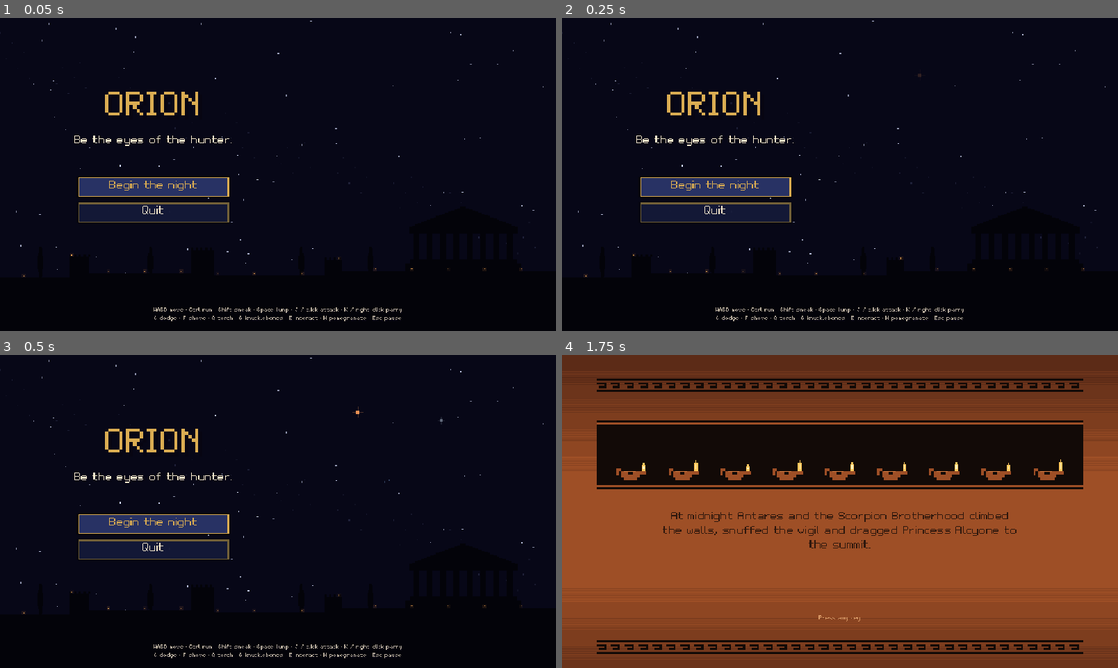
Above: before the commit, frames 1-4 (two rows, left to right).
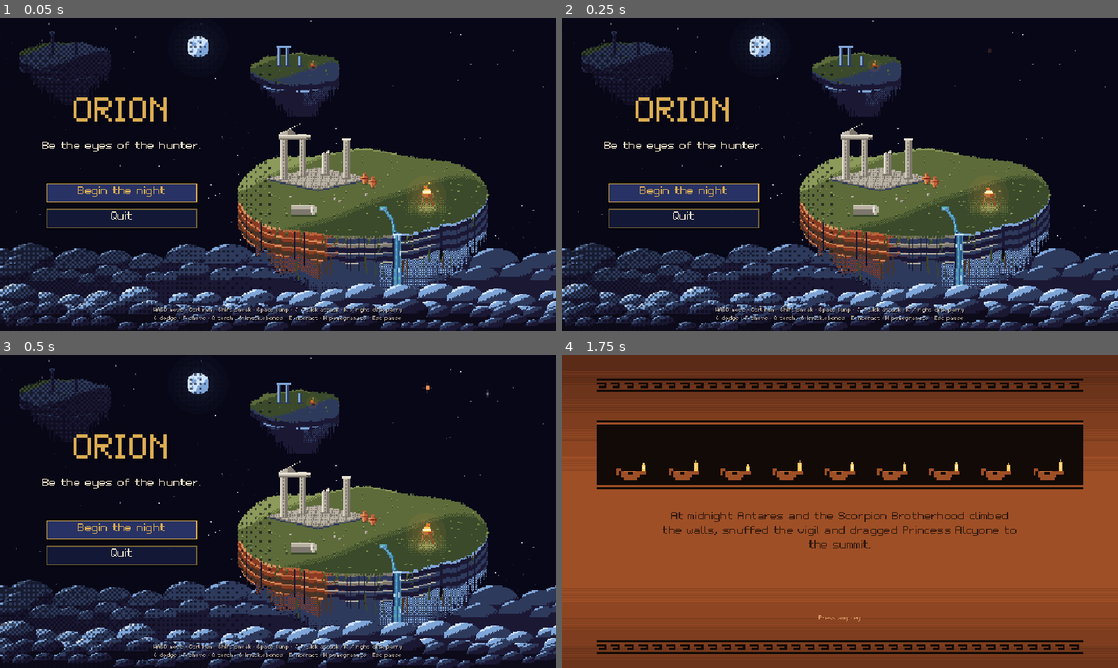
Above: after the commit, the same moments.

Repository: Adichapati/Orion
Game: Godot game, scene res://scenes/main.tscn
The game is run twice, just before and just after one commit, with the same random seed, the same clock (stepped at 60 frames per second) and the same inputs.
Inputs (mouse positions are in pixels of both pictures, inside the frame that each line leads up to):
- Up to frame 1 (0.05 s): no input
- Up to frame 2 (0.25 s): no input
- Up to frame 3 (0.5 s): no input
- Up to frame 4 (1.75 s): click "Begin the night" at 0.5 s; tap Enter at 1.25 s; move the mouse to (962, 495) at 1.27 s; hold D (move_right) from 1.28 s (still down); tap J (attack) at 1.35 s; click (962, 495) at 1.42 s; tap Space (jump) at 1.52 s; tap C (dodge) at 1.55 s

The runs differ from the first frame. In frame 1, 43% of the frame differs, in the area x 0-100%, y 1-100%; in frame 2, 43%; in frame 3, 43%; in frame 4, nothing differs.

Commit message:
Make the title a night of floating islands over the clouds
A near island with a ruined temple, a lit brazier and a waterfall, two
hazy far islands, the moon and three drifting cloud bands, all drawn at
the game's pixel size by tools/gen_title.py and shown at 2x. Orion moves
up and right to stay clear; the menu keeps working.

Co-Authored-By: Claude Opus 5.5 <noreply@anthropic.com>

Diff:
--- a/scripts/ui/title_screen.gd
+++ b/scripts/ui/title_screen.gd
@@ -1,12 +1,33 @@
 class_name TitleScreen
 extends Control
-## The title: ORION and Begin / Quit on the left, the hunter drawing himself on the right, and the
-## Star Citadel black against the sky with its vigil lamps along the walls.
+## The title: ORION and Begin / Quit on the left, the hunter drawing himself in the upper right,
+## and floating islands over a moonlit sea of clouds: one near island with a ruined temple, a lit
+## brazier and a waterfall, and two far ones in the haze. The art (tools/gen_title.py) is drawn at
+## the game's 480x270 pixel size and shown at 2x, so its pixels match the game's.
 
 signal begin
 
 var _t := 0.0
 var _stars: Array = []
+## Islands that bob: [node, rest position, amplitude in game pixels, phase, speed].
+var _bobbers: Array = []
+## Cloud bands that drift: [node, speed in game pixels a second].
+var _clouds: Array = []
+var _fx: Control
+var _fx_back: Control
+
+## Where each piece sits, in game pixels (480x270).
+const MAIN_AT := Vector2(190, 85)
+const BACK_AT := [Vector2(14, 10), Vector2(214, 22)]
+const MOON_AT := Vector2(160, 14)
+## Spots on the island art, matching tools/gen_title.py.
+const BRAZIER := Vector2(178, 74)
+const FALLS_X := 150
+const FALLS_W := 6
+const FALLS_TOP := 101
+const BACK_BRAZIER := Vector2(56, 23)
+## Cloud bands: texture, top y, drift speed. The first sits behind the near island.
+const CLOUDS := [["title_cloud_0", 188, 2.0], ["title_cloud_1", 226, 4.0], ["title_cloud_2", 242, 7.0]]
 
 
 func _ready() -> void:
@@ -21,10 +42,18 @@
 	rng.seed = 7
 	for i in 90:
 		_stars.append({"p": Vector2(rng.randf() * 960.0, rng.randf() * 540.0), "s": rng.randf_range(0.3, 1.0), "ph": rng.randf() * TAU})
-	# The menu sits in the left half; Orion stands in the right.
+	_build_islands()
+	# The menu sits in the left half, over a soft dark panel; Orion stands in the upper right.
+	var shade := Control.new()
+	shade.name = "MenuShade"
+	shade.set_anchors_and_offsets_preset(Control.PRESET_FULL_RECT)
+	shade.mouse_filter = Control.MOUSE_FILTER_IGNORE
+	shade.draw.connect(_draw_shade.bind(shade))
+	add_child(shade)
 	var c := CenterContainer.new()
-	c.position = Vector2(30, 40)
-	c.size = Vector2(470, 400)
+	c.name = "Menu"
+	c.position = Vector2(10, 50)
+	c.size = Vector2(400, 400)
 	add_child(c)
 	var v := UiKit.vbox(10)
 	v.alignment = BoxContainer.ALIGNMENT_CENTER
@@ -53,7 +82,105 @@
 
 func _process(delta: float) -> void:
 	_t += delta
+	for b in _bobbers:
+		var n: Control = b[0]
+		n.position = b[1] + Vector2(0, roundf(sin(_t * b[4] + b[3]) * b[2]) * 2.0)
+	for cl in _clouds:
+		var n: Control = cl[0]
+		n.position.x = -roundf(fmod(_t * cl[1], 480.0)) * 2.0
+	_fx.queue_redraw()
+	_fx_back.queue_redraw()
 	queue_redraw()
+
+
+## A 2x, nearest-filtered sprite of one of the title's textures, placed in game pixels.
+func _sprite(tex_name: String, at: Vector2) -> TextureRect:
+	var r := TextureRect.new()
+	r.texture = Art.tex(tex_name)
+	r.texture_filter = CanvasItem.TEXTURE_FILTER_NEAREST
+	r.mouse_filter = Control.MOUSE_FILTER_IGNORE
+	r.stretch_mode = TextureRect.STRETCH_KEEP
+	r.scale = Vector2(2, 2)
+	r.position = at * 2.0
+	if r.texture:
+		r.size = r.texture.get_size()
+	add_child(r)
+	return r
+
+
+func _build_islands() -> void:
+	for i in 2:
+		var b := _sprite("title_island_back_%d" % i, BACK_AT[i])
+		b.name = "IslandBack%d" % i
+		_bobbers.append([b, b.position, 1.0, 1.7 + i * 2.4, 0.55 + i * 0.12])
+		if i == 1:
+			_fx_back = Control.new()
+			_fx_back.mouse_filter = Control.MOUSE_FILTER_IGNORE
+			_fx_back.draw.connect(_draw_back_fx)
+			b.add_child(_fx_back)
+	for i in CLOUDS.size():
+		var cl := _sprite(CLOUDS[i][0], Vector2(0, CLOUDS[i][1]))
+		cl.name = "Cloud%d" % i
+		cl.stretch_mode = TextureRect.STRETCH_TILE
+		cl.size = Vector2(960, cl.size.y)
+		_clouds.append([cl, CLOUDS[i][2]])
+		if i == 0:
+			var m := _sprite("title_island_main", MAIN_AT)
+			m.name = "IslandMain"
+			_bobbers.append([m, m.position, 2.0, 0.0, 0.7])
+			_fx = Control.new()
+			_fx.mouse_filter = Control.MOUSE_FILTER_IGNORE
+			_fx.draw.connect(_draw_main_fx)
+			m.add_child(_fx)
+
+
+## The near island's brazier flame and glow, the waterfall's falling streaks and its mist, in
+## the island's own pixels.
+func _draw_main_fx() -> void:
+	var f := 0.75 + 0.25 * sin(_t * 9.0) * sin(_t * 5.3 + 1.0)
+	var b := BRAZIER
+	for k in 3:
+		_fx.draw_circle(b + Vector2(0, -6), (8.0 + k * 6.0) * f, Color(1.0, 0.6, 0.25, 0.07))
+	var flick := int(_t * 10.0)
+	var h: int = [6, 7, 5, 8, 6, 7][flick % 6]
+	for i in h:
+		var w := maxi(1, int((h - i) * 0.6))
+		var sway := int(round(sin(_t * 7.0 + i * 0.9) * (i * 0.25)))
+		var col := Color("ffc857") if i < h / 2 else Color("e0782c")
+		if i < 2:
+			col = Color("fff1c1")
+		_fx.draw_rect(Rect2(b.x - w + sway, b.y - 9 - i, w * 2 + 1, 1), col)
+	if flick % 3 == 0:
+		_fx.draw_rect(Rect2(b.x + 2 - (flick % 5), b.y - 11 - h, 1, 1), Color("ffc857"))
+	# Falling streaks down the waterfall.
+	for i in 9:
+		var x := FALLS_X + (i * 5) % FALLS_W
+		var y := FALLS_TOP + fmod(_t * 38.0 + i * 13.7, 110.0)
+		_fx.draw_rect(Rect2(x, int(y), 1, 3 + i % 3), Color("cfe3ff", 0.85))
+	# Mist where the falls meet the clouds.
+	var mist_y: float = CLOUDS[1][1] - MAIN_AT.y + 6.0
+	for i in 7:
+		var p := Vector2(FALLS_X + 3 + sin(_t * 0.8 + i * 1.9) * (6 + i), mist_y - 2 + fmod(i * 3.0, 5.0))
+		_fx.draw_rect(Rect2(p.round(), Vector2(4 + i % 3 * 2, 2)), Color("cfe3ff", 0.25 + 0.1 * sin(_t * 2.0 + i)))
+
+
+func _draw_back_fx() -> void:
+	var f := 0.6 + 0.4 * absf(sin(_t * 6.0 + sin(_t * 2.3)))
+	_fx_back.draw_circle(BACK_BRAZIER + Vector2(0, -3), 6.0 * f, Color(1.0, 0.6, 0.25, 0.08))
+	_fx_back.draw_rect(Rect2(BACK_BRAZIER + Vector2(-1, -5), Vector2(2, 2)), Color("e0782c", f))
+	_fx_back.draw_rect(Rect2(BACK_BRAZIER + Vector2(0, -6 - int(f * 1.5)), Vector2(1, 1)), Color("ffc857", f))
+
+
+## A soft dark panel behind the menu: dense at the left edge, dithering out to the right.
+func _draw_shade(n: Control) -> void:
+	var bayer := [0, 8, 2, 10, 12, 4, 14, 6, 3, 11, 1, 9, 15, 7, 13, 5]
+	var ink := Color(0.03, 0.03, 0.08, 0.6)
+	for gx in 120:
+		var k := 1.0 - gx / 120.0
+		for gy in 135:
+			var e: float = 1.0 - absf(gy - 64.0) / 90.0
+			if bayer[(gy % 4) * 4 + gx % 4] < k * e * 22.0:
+				n.draw_rect(Rect2(gx * 4, gy * 4, 4, 4), ink)
 
 
 ## Orion's main stars (the same figure as the in-game sky), drawn line by line as the title
@@ -65,16 +192,14 @@
 	["Saiph", Vector2(-0.8, 1.6), 2], ["Rigel", Vector2(1.15, 1.35), 3],
 ]
 const LINES := [[3, 4], [4, 5], [0, 3], [1, 5], [0, 2], [2, 1], [3, 6], [5, 7]]
-const CENTRE := Vector2(690, 214)
-const UNIT := 72.0
-const SKY_INK := Color(0.012, 0.012, 0.035)
-## The citadel's walls and towers: x, width, height above the ground line at y 470.
-const WALLS := [[0, 140, 22], [120, 34, 58], [150, 190, 30], [330, 40, 70], [365, 210, 26], [560, 30, 52], [585, 375, 34]]
+## Up and right of the near island's temple and rim.
+const CENTRE := Vector2(790, 140)
+const UNIT := 52.0
 const LINE_TIME := 0.32
 
 
 func _draw() -> void:
-	# A faint band of the Milky Way, then the stars.
+	# A faint band of the Milky Way, then the stars and the moon.
 	for i in 60:
 		var x := fmod(i * 97.0, 960.0)
 		var y := 60.0 + x * 0.35 + fmod(i * 53.0, 70.0) - 35.0
@@ -82,6 +207,12 @@
 	for s in _stars:
 		var a: float = 0.4 + 0.6 * s.s * (0.75 + 0.25 * sin(_t * 2.0 + s.ph))
 		draw_rect(Rect2(s.p.round(), Vector2(2, 2)), Color(0.85, 0.88, 1.0, a))
+	var moon := Art.tex("title_moon")
+	if moon:
+		var mc := MOON_AT * 2.0 + moon.get_size()
+		for k in 3:
+			draw_circle(mc, 28.0 + k * 12.0, Color(0.5, 0.65, 0.9, 0.025))
+		draw_texture_rect(moon, Rect2(MOON_AT * 2.0, moon.get_size() * 2.0), false)
 	var pts: Array = []
 	for st in ORION:
 		pts.append((CENTRE + (st[1] as Vector2) * UNIT).round())
@@ -107,37 +238,3 @@
 		draw_rect(Rect2(p - Vector2(r, r), Vector2(r * 2, r * 2)), col)
 		draw_rect(Rect2(p - Vector2(r * 3, 1), Vector2(r * 6, 2)), Color(col, col.a * 0.3))
 		draw_rect(Rect2(p - Vector2(1, r * 3), Vector2(2, r * 6)), Color(col, col.a * 0.3))
-	_skyline()
-
-
-## The Star Citadel against the sky: walls, towers, cypresses and the temple on the summit, with
-## the vigil lamps flickering along the parapet.
-func _skyline() -> void:
-	draw_rect(Rect2(0, 470, 960, 70), SKY_INK)
-	for w in WALLS:
-		draw_rect(Rect2(w[0], 470 - w[2], w[1], w[2]), SKY_INK)
-		if w[1] < 50:  # towers get crenellations
-			for k in range(0, w[1], 8):
-				draw_rect(Rect2(w[0] + k, 470 - w[2] - 4, 4, 4), SKY_INK)
-	for cx in [70, 260, 520, 640]:
-		for k in 14:
-			var hw := int(5.0 * sin(PI * (k + 1) / 15.0)) + 1
-			draw_rect(Rect2(cx - hw, 446 - k * 4, hw * 2, 4), SKY_INK)
-	var tx := 700.0
-	draw_rect(Rect2(tx, 424, 200, 12), SKY_INK)
-	draw_rect(Rect2(tx + 8, 416, 184, 8), SKY_INK)
-	for k in 8:
-		draw_rect(Rect2(tx + 14 + k * 23, 372, 10, 44), SKY_INK)
-	draw_rect(Rect2(tx + 6, 362, 188, 10), SKY_INK)
-	for k in 18:
-		var hw := 94.0 * (1.0 - k / 18.0)
-		draw_rect(Rect2(tx + 100 - hw, 360 - k * 2, hw * 2, 2), SKY_INK)
-	for i in 14:
-		var x := 40.0 + i * 66.0 + fmod(i * 37.0, 20.0)
-		var top := 470.0
-		for w in WALLS:
-			if x >= w[0] and x < w[0] + w[1]:
-				top = 470.0 - w[2]
-		var f := 0.7 + 0.3 * sin(_t * (5.0 + i) + i * 2.1)
-		draw_rect(Rect2(Vector2(x, top - 4).round(), Vector2(2, 2)), Color(1.0, 0.72, 0.35, f))
-		draw_rect(Rect2(Vector2(x - 2, top - 6).round(), Vector2(6, 6)), Color(1.0, 0.6, 0.3, 0.12 * f))
--- a/tests/test_suite.gd
+++ b/tests/test_suite.gd
@@ -30,6 +30,7 @@
 	await test_shop_buy_and_equip()
 	await test_phineus_dais()
 	await test_sky_clears_walls()
+	await test_title_floating_islands()
 	await test_playthrough()
 	print("
 %d passed, %d failed" % [_passed, _failed])
@@ -822,3 +823,44 @@
 	check(Game.obols == obols_at_entry and Game.hp == Game.max_hp(), "...with the obols and hearts from the entry snapshot")
 	main.queue_free()
 	await get_tree().process_frame
+
+
+
+func test_title_floating_islands() -> void:
+	print("Title floating islands")
+	var t := TitleScreen.new()
+	add_child(t)
+	await get_tree().process_frame
+	await get_tree().process_frame
+	var main_isle := t.get_node_or_null("IslandMain") as TextureRect
+	check(main_isle != null and main_isle.texture != null, "the title shows the near island with its art")
+	for i in 2:
+		var b := t.get_node_or_null("IslandBack%d" % i) as TextureRect
+		check(b != null and b.texture != null, "...and far island %d with its art" % i)
+		if b and main_isle and b.texture and main_isle.texture:
+			check(b.texture.get_width() * 2 < main_isle.texture.get_width(), "...which is smaller than the near one")
+	for i in TitleScreen.CLOUDS.size():
+		var c := t.get_node_or_null("Cloud%d" % i) as TextureRect
+		check(c != null and c.texture != null, "...over cloud band %d" % i)
+	var labels := t.find_children("*", "Label", true, false)
+	var buttons := t.find_children("*", "Button", true, false)
+	var has_title := labels.any(func(l): return (l as Label).text == "ORION")
+	var has_begin := buttons.any(func(b): return (b as Button).text == "Begin the night")
+	check(has_title and has_begin and buttons.size() >= 2, "...and the ORION title and the menu are still there")
+	# Orion clears the near island: every star sits above the island's top-left corner row.
+	var y0 := main_isle.position.y if main_isle else 0.0
+	var clear := true
+	for st in TitleScreen.ORION:
+		var p: Vector2 = TitleScreen.CENTRE + (st[1] as Vector2) * TitleScreen.UNIT
+		var local := (p - main_isle.position) / 2.0
+		var img := main_isle.texture.get_image()
+		if local.x >= 0 and local.y >= 0 and local.x < img.get_width() and local.y < img.get_height():
+			if img.get_pixelv(Vector2i(local)).a > 0.0:
+				clear = false
+	check(clear and y0 > 0.0, "...and no island pixel hides Orion's stars")
+	var began := [false]
+	t.begin.connect(func(): began[0] = true)
+	(buttons.filter(func(b): return (b as Button).text == "Begin the night")[0] as Button).pressed.emit()
+	check(began[0], "...and Begin the night still starts the run")
+	t.queue_free()
+	await get_tree().process_frame
Binary file added: art/greybox/title_cloud_0.png
Not shown, added: art/greybox/title_cloud_0.png.import
Binary file added: art/greybox/title_cloud_1.png
Not shown, added: art/greybox/title_cloud_1.png.import
Binary file added: art/greybox/title_cloud_2.png
Not shown, added: art/greybox/title_cloud_2.png.import
Binary file added: art/greybox/title_island_back_0.png
Not shown, added: art/greybox/title_island_back_0.png.import
Binary file added: art/greybox/title_island_back_1.png
Not shown, added: art/greybox/title_island_back_1.png.import
Binary file added: art/greybox/title_island_main.png
Not shown, added: art/greybox/title_island_main.png.import
(and 3 more such lines)
